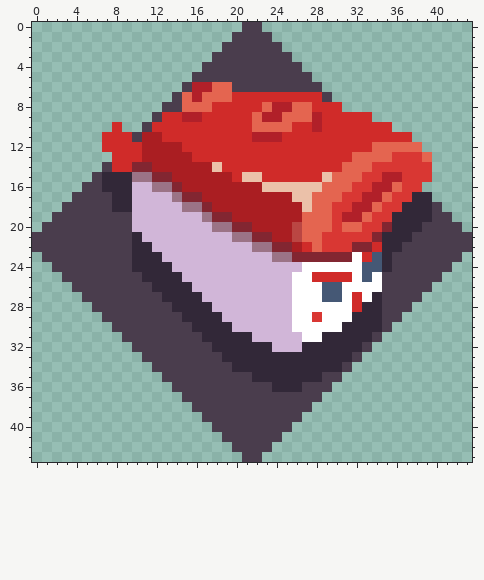
Pixel-art sprite: res/UI/CharacterSelect/Thumb06.png. Above is the file before it was changed.
The file is 44x44 pixels. Colours within 5 levels of each other are drawn and written as one.
The result:
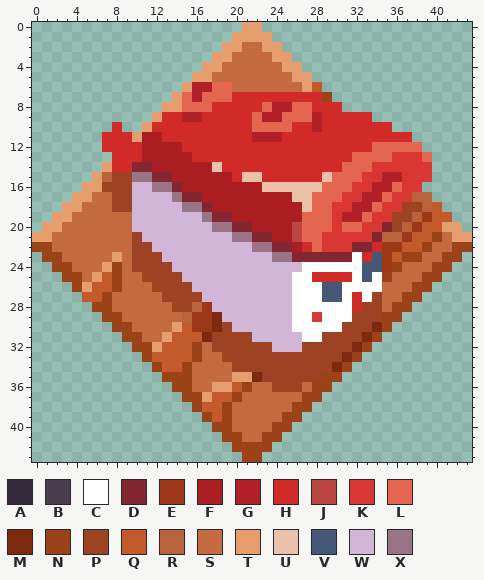
Palette (. is transparent): A #322838  B #4a3d4d  C #ffffff  D #822631  E #9c3818  F #aa1e22  G #b12029  H #d02b29  J #ba4643  K #d93733  L #e46550  M #7c290d  N #9b4218  P #9d4223  Q #c25a2c  R #b9633c  S #c36a40  T #e79e6f  U #ebc1a9  V #455875  W #d1b6d8  X #9b7386
Changes in this commit:
Changed rows in their new state; - is an unchanged pixel.
first column x 0:
 0 ---------------------TT---------------------
 1 --------------------TTTT--------------------
 2 -------------------TTSSTT-------------------
 3 ------------------TTSSSSTT------------------
 4 -----------------TTSSSSSSTT-----------------
 5 ----------------TTSSSSSSSSTT----------------
 6 ---------------T----SSSSSSSTQ---------------
 7 --------------T--------------N--------------
 8 -------------TT-----------------------------
 9 ------------T-------------------------------
10 -----------T--------------------------------
11 ----------T---------------------------------
14 -------T------------------------------------
15 ------TRPP----------------------------------
16 -----TTPPP----------------------------------
17 ----TTSSPP----------------------------RR----
18 ---TTSSSPP---------------------------PPRQ---
19 --TTSSSSSS--------------------------PPREQQ--
20 -TTSSSSSSS--------------------------PREQQTT-
21 TTSSSSSSSSP------------------------RREQQNSTT
22 NNSSSSSSSSPP-----------------------EEQQNSSNN
23 -NNSSSSSTSPPP----------------------EQNNSSNN-
24 --NNSSSTNSPPPP---------------------ENSSSNN--
25 ---NNSTQNSSPPPP--------------------NSSSNN---
26 ----NTQQNSSSPPPP-------------------SSSNN----
27 -----QQNSSSSSPPPP-----------------PSSNN-----
28 ------NNSSSSSSPPRE---------------PPSNN------
29 -------NNSSSSSSREEM-------------PPPNN-------
30 --------NNSSSSTQEEMP-----------PPPMN--------
31 ---------NNSSTQQQMPPPP-------PPPPMN---------
32 ----------NNTQQQNSPPPPPP---PPPPPMN----------
33 -----------NQQQQNSSPPPPPPPPPPPPMN-----------
34 ------------NQQNSSSSPPPPPPPPPPMN------------
35 -------------NNNSSSSTTMPPPPPPNN-------------
36 --------------NNSSTTQNSSPPPSNN--------------
37 ---------------NNTQQNSSSSSSNN---------------
38 ----------------NQQNSSSSSSNN----------------
39 -----------------NQNSSSSSNN-----------------
40 ------------------NNSSSSNN------------------
41 -------------------NNSSNN-------------------
42 --------------------NNNN--------------------
43 ---------------------NN---------------------
Changed places in both pictures, as pixel boxes (x1, y1, x2, y2):
changed: (32, 22, 472, 462)
